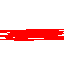
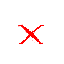
Layer changes from the first (64, 64) image to the second:
hid "Layer 2" over [0, 29, 64, 41]
added layer "Layer 3" above "Layer 0" over [18, 24, 44, 45]
